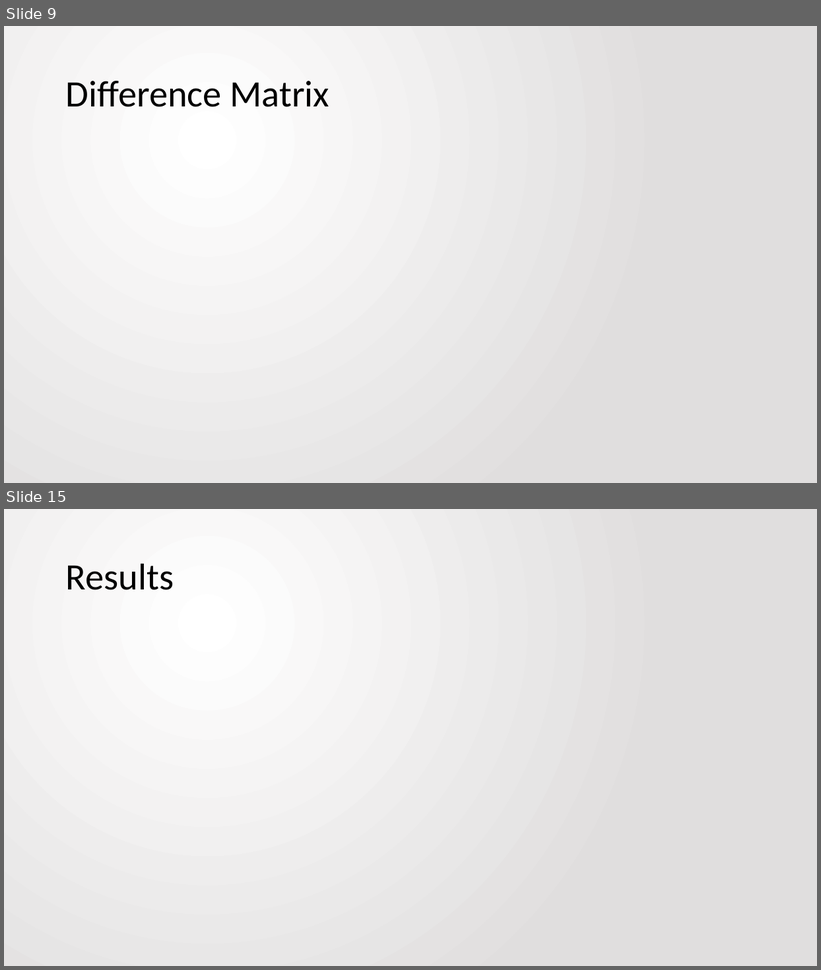
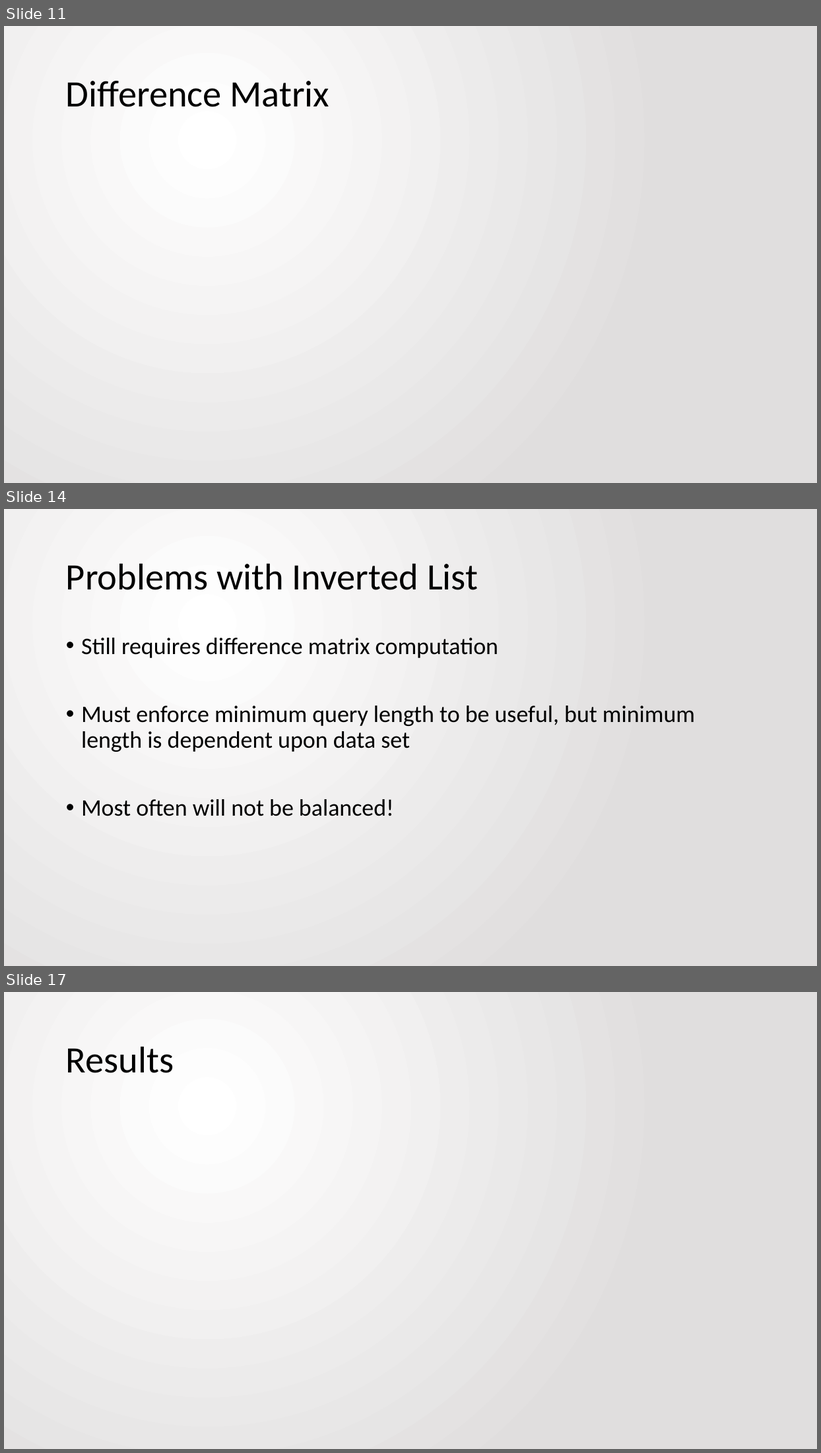
Before and after one commit to jbfitz/EECS405, a slide deck: Final Paper/presentation.pptx. Shown one above the other, each under a label of ours: slides 9 and 15 before the commit, slides 11, 14 and 17 after it; the slides between them are not shown. The pictures are 821x970 and 821x1453 pixels, drawn with LibreOffice and Linux fonts; fonts in the diff are those of the drawing; grey boxes stand for pictures. Boxes give left, top, right and bottom in pixels: in the first picture for what was removed or moved away, otherwise in the second. Text is boxed around its words. In the diff, an @@ line names an element or a change of style, - is before the commit and + after.

Commit message:
Slides for Clustering, Indexing, Experimental setup
still need to do results

```diff
--- a/Final Paper/presentation.pptx
+++ b/Final Paper/presentation.pptx
@@ slide 14 added at <box>4,509,817,966</box>, background gradient #FFFFFF to #E1DFDF @@
@@ title added at <box>66,563,478,590</box>, 44 pt, text #000000 @@
+Problems with Inverted List
@@ text added at <box>81,638,695,817</box>, 28 pt, text #000000 @@
+• Still requires difference matrix computation
+• Must enforce minimum query length to be useful, but minimum length is dependent upon data set
+• Most often will not be balanced!
@@ what was slide 9 is now slide 11 @@
@@ what was slide 15 is now slide 17 @@
```
Also in this commit, not shown: 4 slides changed, 5 other slides added, 4 slides removed.
